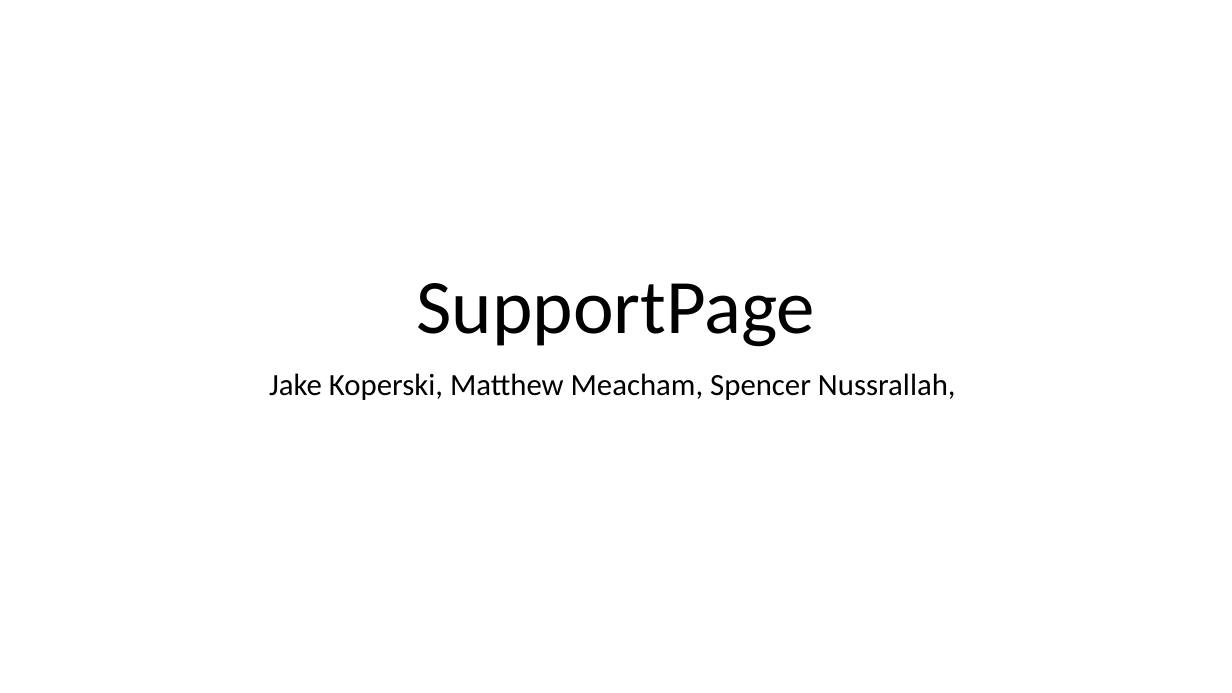
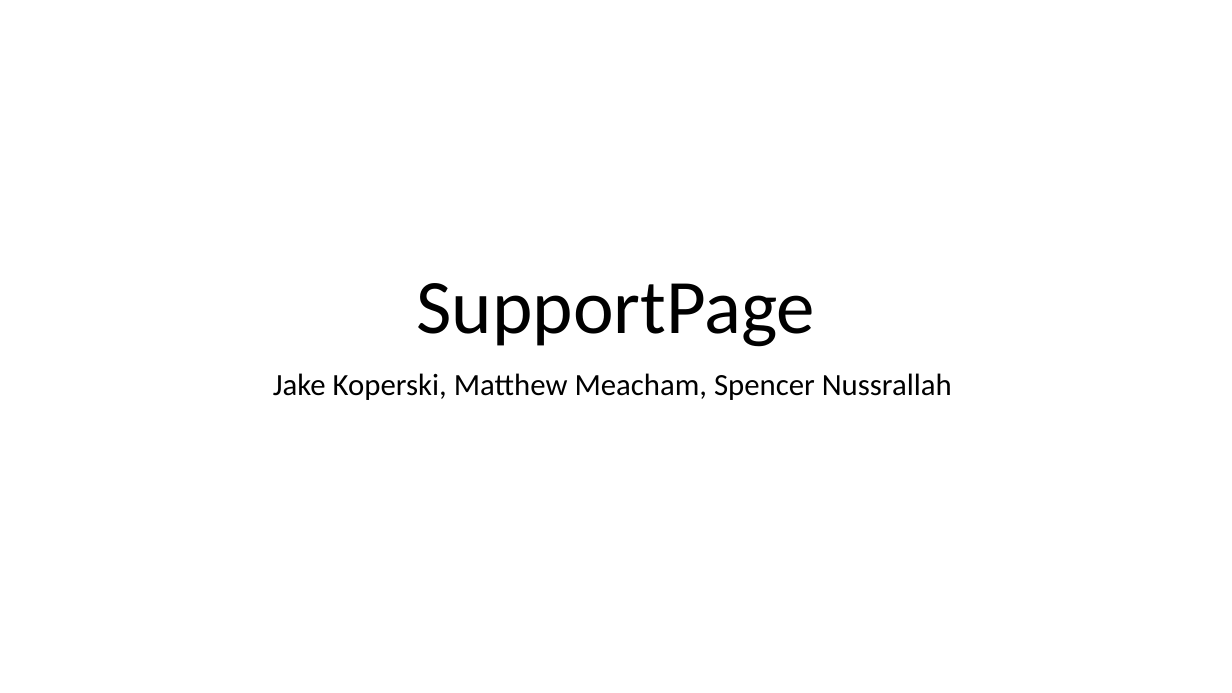
Before and after one commit to gayanala/Group13, a slide deck: slide 1 of Presentation/CSGHackathon.pptx. Drawn at 1232x693 pixels with LibreOffice and Linux fonts; fonts in the diff are those of the drawing. Boxes give left, top, right and bottom in pixels: in the first picture for what was removed or moved away, otherwise in the second. Text is boxed around its words. In the diff, an @@ line names an element or a change of style, - is before the commit and + after.

```diff
--- a/Presentation/CSGHackathon.pptx
+++ b/Presentation/CSGHackathon.pptx
@@ subtitle at [273,373,952,400]: text changed @@
-Jake Koperski, Matthew Meacham, Spencer Nussrallah,
+Jake Koperski, Matthew Meacham, Spencer Nussrallah
```
Also in this commit, not shown: 1 other file.
